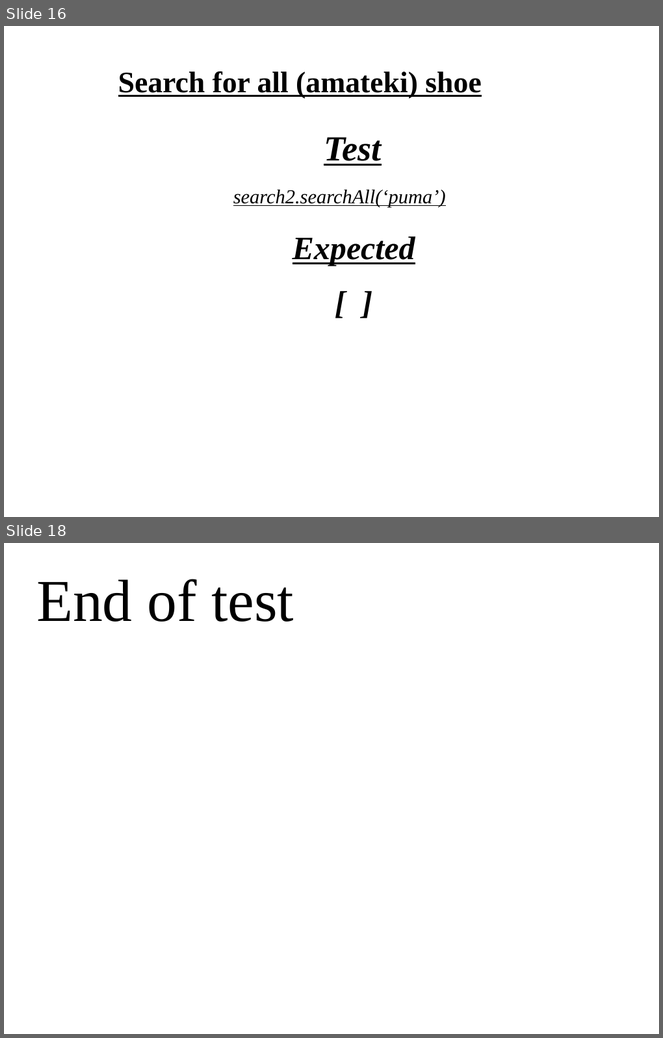
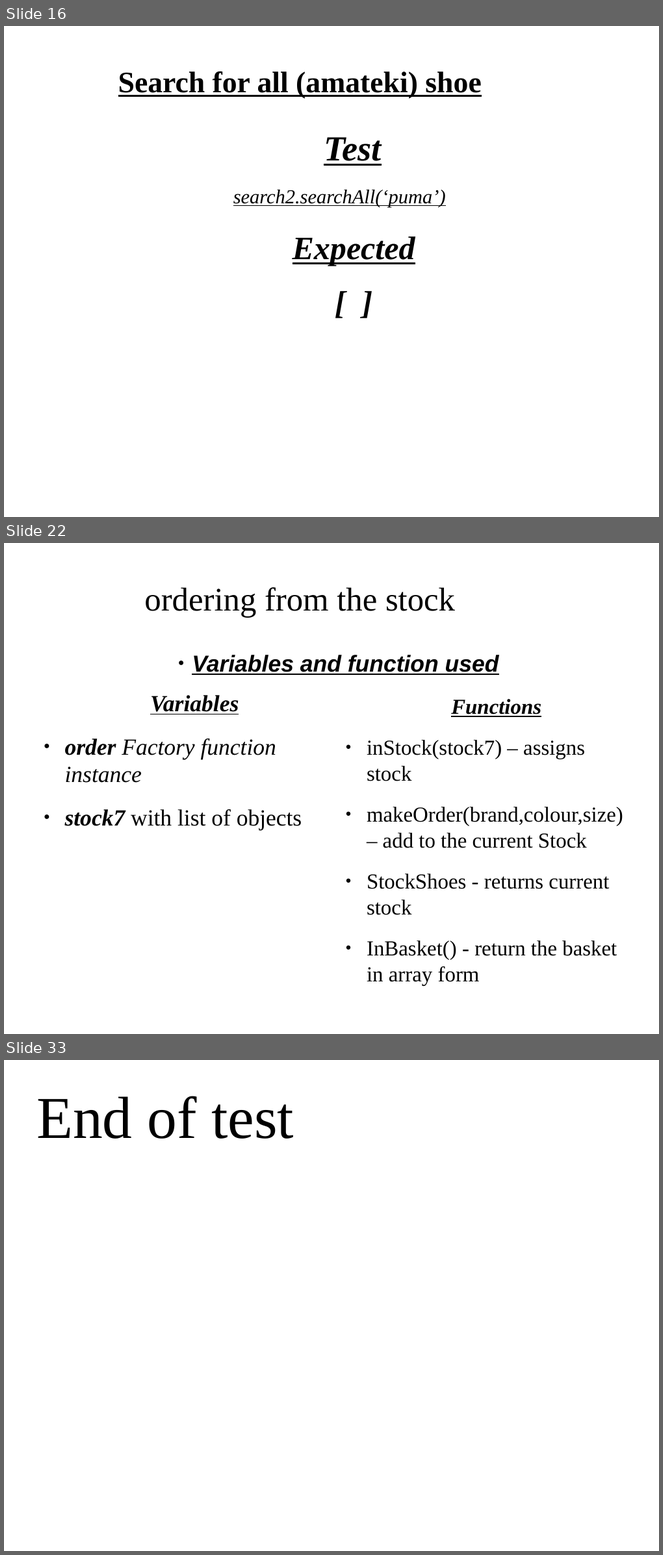
Before and after one commit to TaSiya/shoe, a slide deck: project presentation.odp. Shown one above the other, each under a label of ours: slides 16 and 18 before the commit, slides 16, 22 and 33 after it; the slides between them are not shown. The pictures are 663x1038 and 663x1555 pixels, drawn with LibreOffice and Linux fonts; fonts in the diff are those of the drawing; background and template pictures are left out. Boxes give left, top, right and bottom in pixels: in the first picture for what was removed or moved away, otherwise in the second. Text is boxed around its words. In the diff, an @@ line names an element or a change of style, - is before the commit and + after.

```diff
--- a/project presentation.odp
+++ b/project presentation.odp
@@ slide 22 added at bbox=[4, 543, 659, 1034], background picture (left out) @@
@@ title added at bbox=[144, 587, 455, 617], 40 pt, text #000000 @@
+ordering from the stock
@@ text added at bbox=[192, 655, 499, 675], 28 pt, text #000000, bold, italic, underline @@
+● Variables and function used
@@ text added at bbox=[65, 695, 302, 830], 28 pt, text #000000, italic @@
+Variables
+● order Factory function instance
+● stock7 with list of objects
@@ text added at bbox=[367, 699, 623, 986], 25.9 pt, text #000000 @@
+Functions
+● inStock(stock7) – assigns stock
+● makeOrder(brand,colour,size) – add to the current Stock
+● StockShoes - returns current stock
+● InBasket() - return the basket in array form
@@ what was slide 18 is now slide 33 @@
```
Also in this commit, not shown: 2 slides changed, 14 other slides added, 3 other files.
